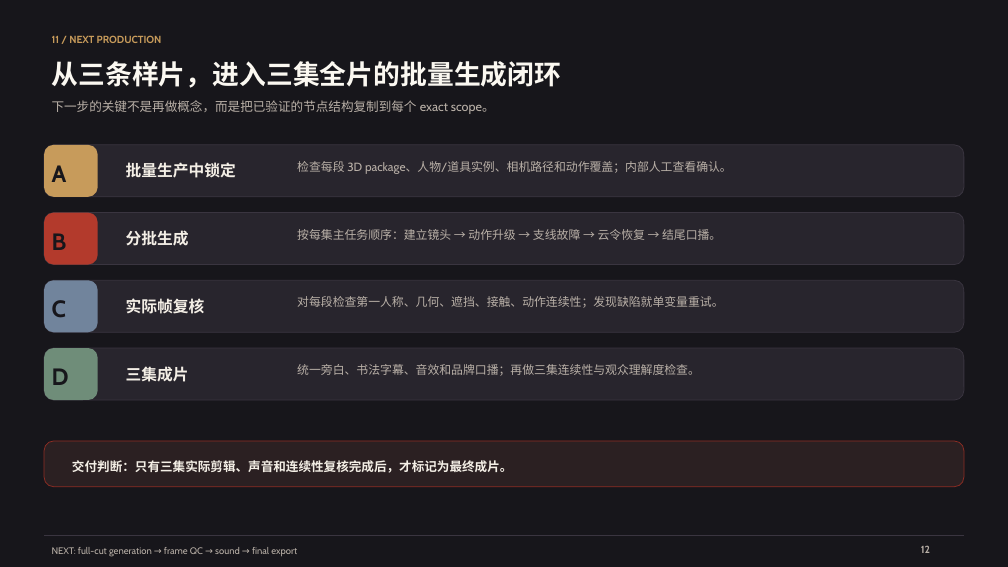
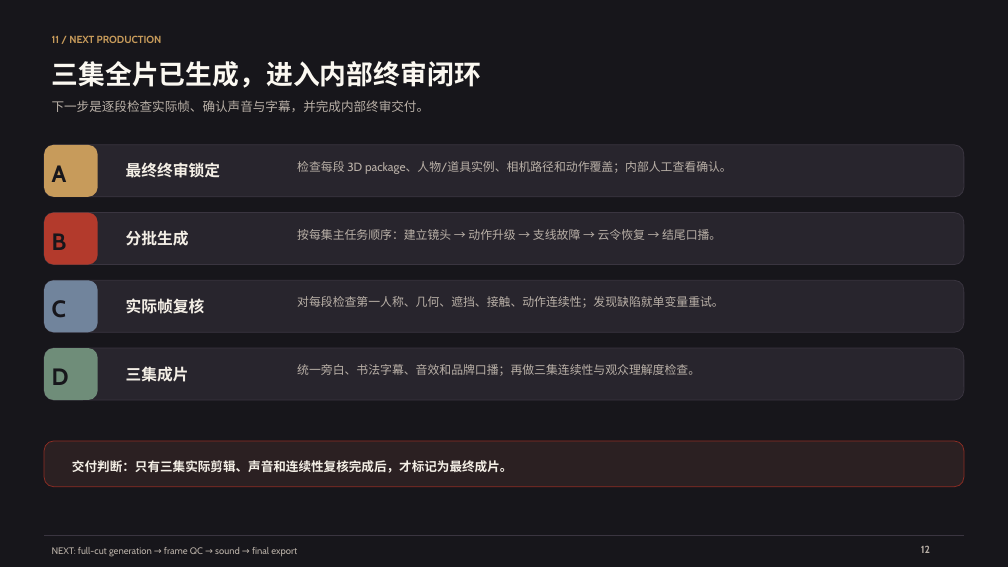
Before and after one commit to elizzzzzz/AI-Canvas-Artwork, a slide deck: slide 12 of deliverables/qiniu-langya-internal-review-v1.pptx. Drawn at 1008x567 pixels with LibreOffice and Linux fonts; fonts in the diff are those of the drawing. Boxes give left, top, right and bottom in pixels: in the first picture for what was removed or moved away, otherwise in the second. Text is boxed around its words. In the diff, an @@ line names an element or a change of style, - is before the commit and + after.

```diff
--- a/deliverables/qiniu-langya-internal-review-v1.pptx
+++ b/deliverables/qiniu-langya-internal-review-v1.pptx
@@ text at (52, 61, 481, 88): text changed @@
-从三条样片，进入三集全片的批量生成闭环
+三集全片已生成，进入内部终审闭环
@@ text at (52, 100, 430, 112): text changed @@
-下一步的关键不是再做概念，而是把已验证的节点结构复制到每个 exact scope。
+下一步是逐段检查实际帧、确认声音与字幕，并完成内部终审交付。
@@ text at (126, 162, 220, 178): text changed @@
-批量生产中锁定
+最终终审锁定
```
Also in this commit, not shown: 3 other slides changed, 5 other files.
